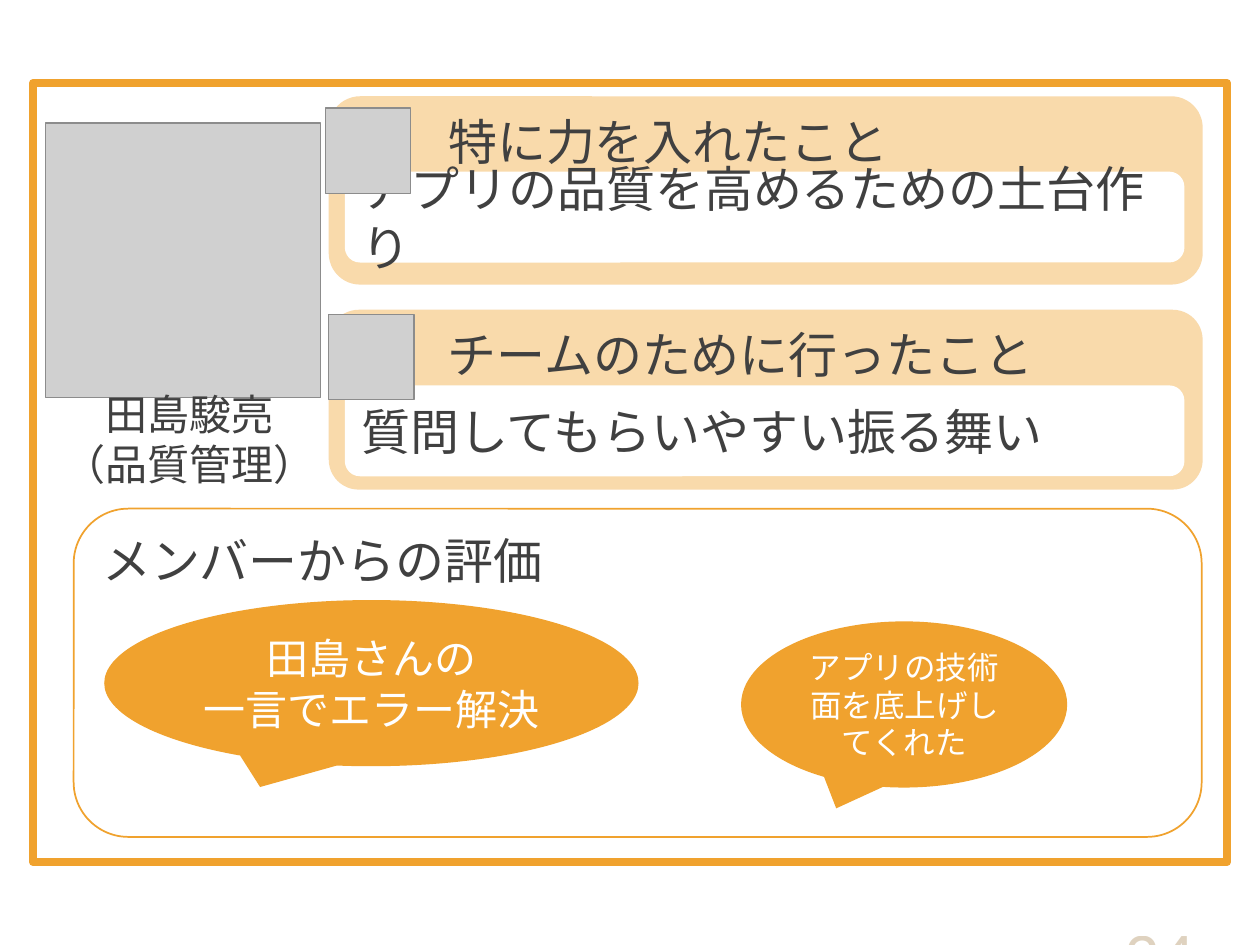
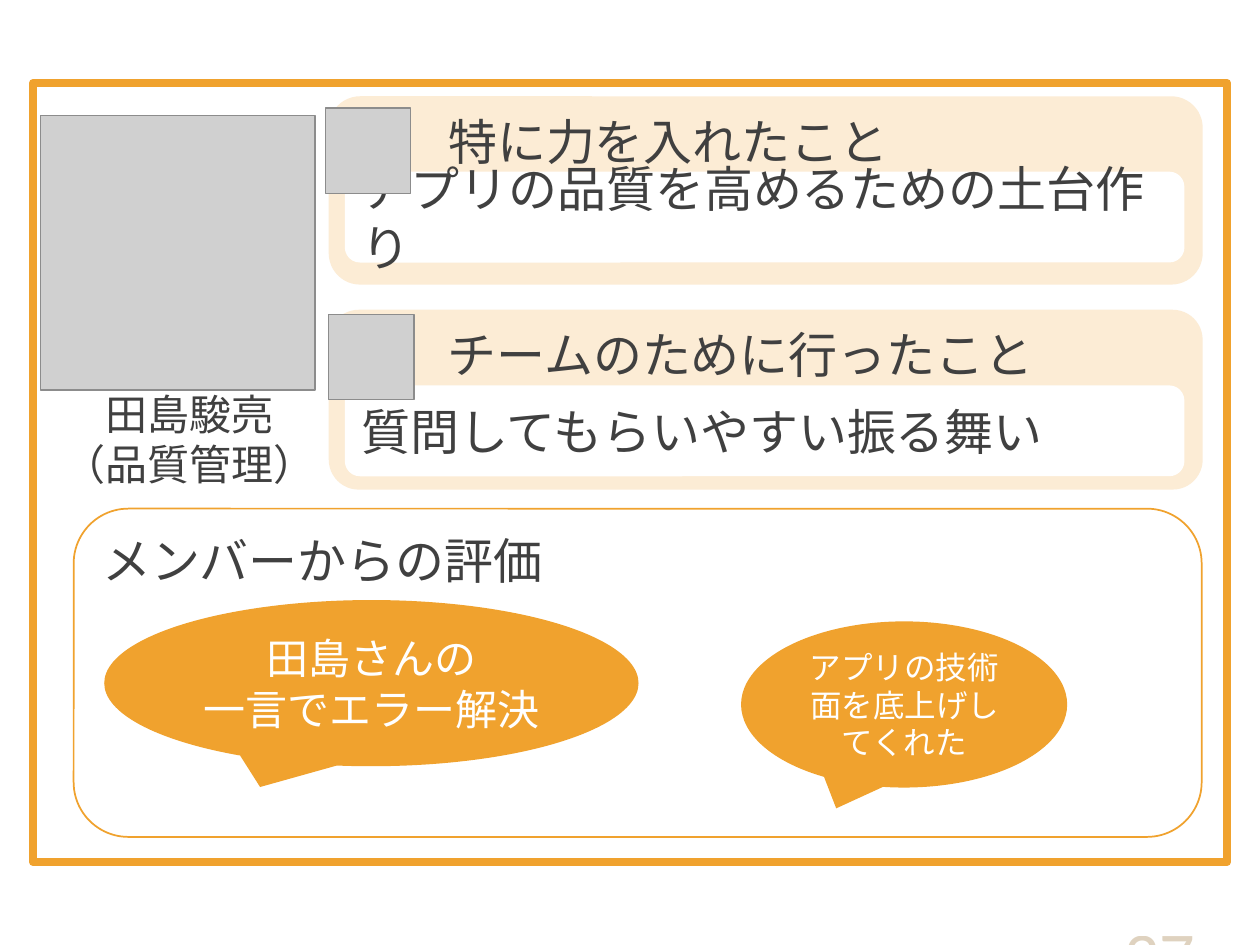
Before and after one commit to DOJO-2021/D-2, a slide deck: slide 27 of documents/プレゼン/Knowledge Holder_清書版.pptx (slide 24 before the commit). Drawn at 1260x945 pixels with LibreOffice and Linux fonts; fonts in the diff are those of the drawing; grey boxes stand for pictures. Boxes give left, top, right and bottom in pixels: in the first picture for what was removed or moved away, otherwise in the second. Text is boxed around its words. In the diff, an @@ line names an element or a change of style, - is before the commit and + after.

```diff
--- a/documents/プレゼン/Knowledge Holder_清書版.pptx
+++ b/documents/プレゼン/Knowledge Holder_清書版.pptx
@@ picture: place and size @@
-picture at (45,123,320,398)
+picture at (40,116,315,391)
@@ rounded rectangle "特に力を入れたこと" at (329,96,1203,284): fill #F9DAAB to #FCECD5 @@
@@ rounded rectangle "チームのために行ったこと" at (329,310,1203,490): fill #F9DAAB to #FCECD5 @@
@@ page number at (906,810,1208,945): text changed @@
-24
+27
```
Also in this commit, not shown: 15 other slides changed, 10 slides added, 5 slides removed.
